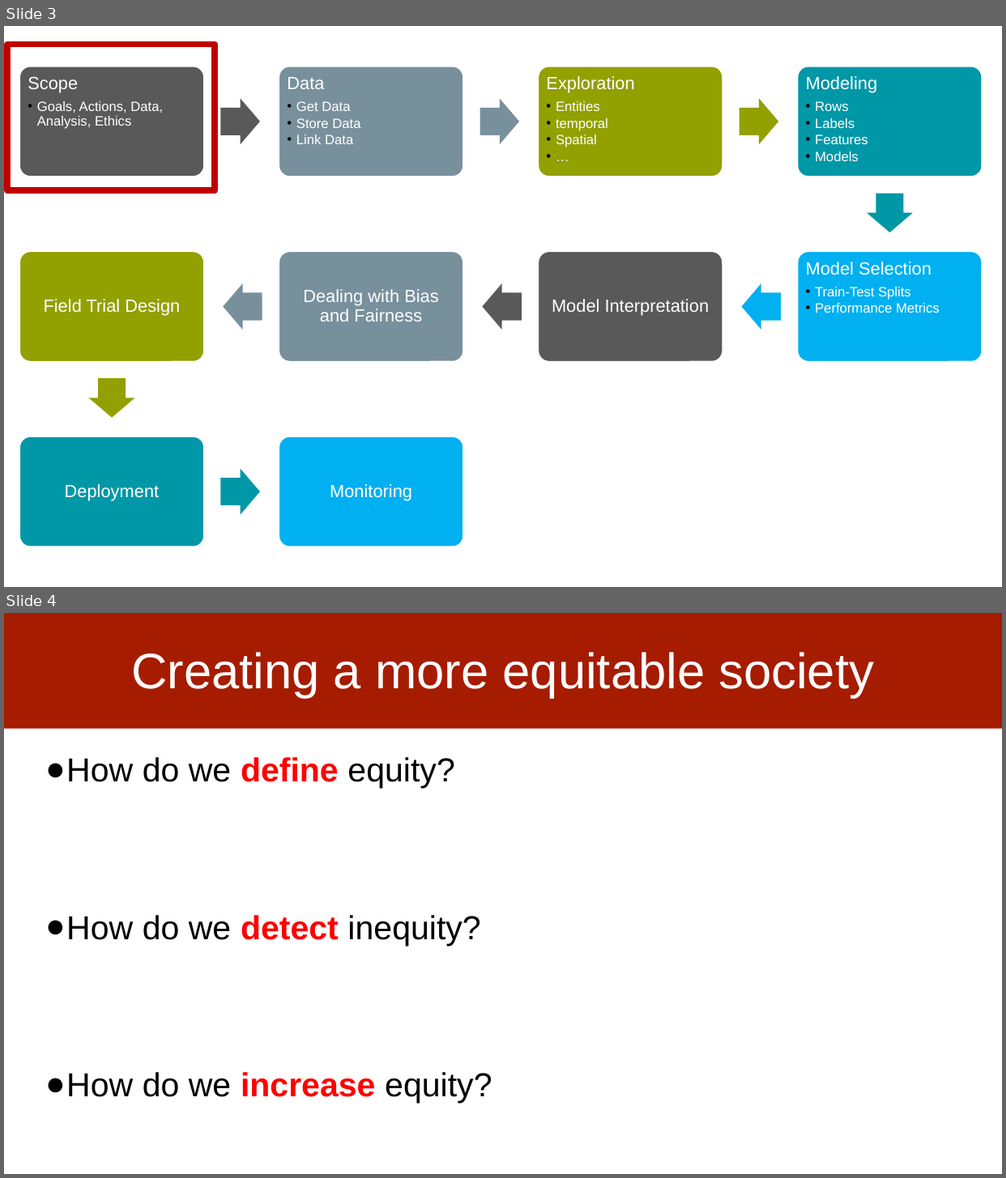
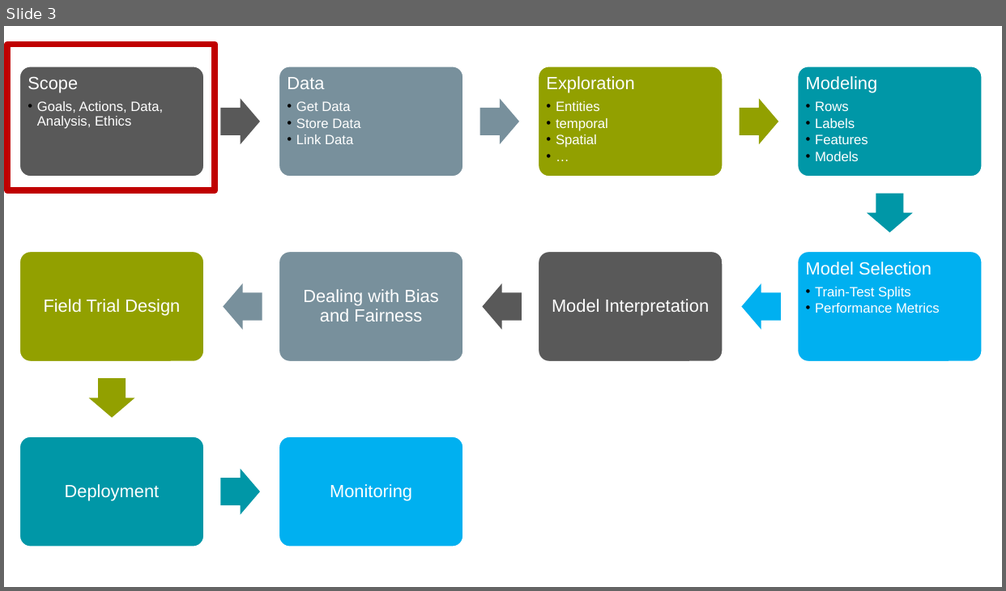
Before and after one commit to dssg/mlforpublicpolicylab, a slide deck: Lectures/03-casestudies.pptx. Shown one above the other, each under a label of ours: slides 3 and 4 before the commit, slide 3 after it. The pictures are 1006x1178 and 1006x591 pixels, drawn with LibreOffice and Linux fonts; fonts in the diff are those of the drawing. Boxes give left, top, right and bottom in pixels: in the first picture for what was removed or moved away, otherwise in the second. Text is boxed around its words. In the diff, an @@ line names an element or a change of style, - is before the commit and + after.

```diff
--- a/Lectures/03-casestudies.pptx
+++ b/Lectures/03-casestudies.pptx
@@ slide 4 removed at [4, 613, 1002, 1174], background #FFFFFF @@
@@ rectangle removed at [4, 613, 1002, 728] @@
@@ title removed at [131, 652, 874, 697] @@
-Creating a more equitable society
@@ text removed at [45, 757, 492, 1104] @@
-● How do we define equity?
-● How do we detect inequity?
-● How do we increase equity?
```
Also in this commit, not shown: 1 slide changed, 5 other slides removed.
